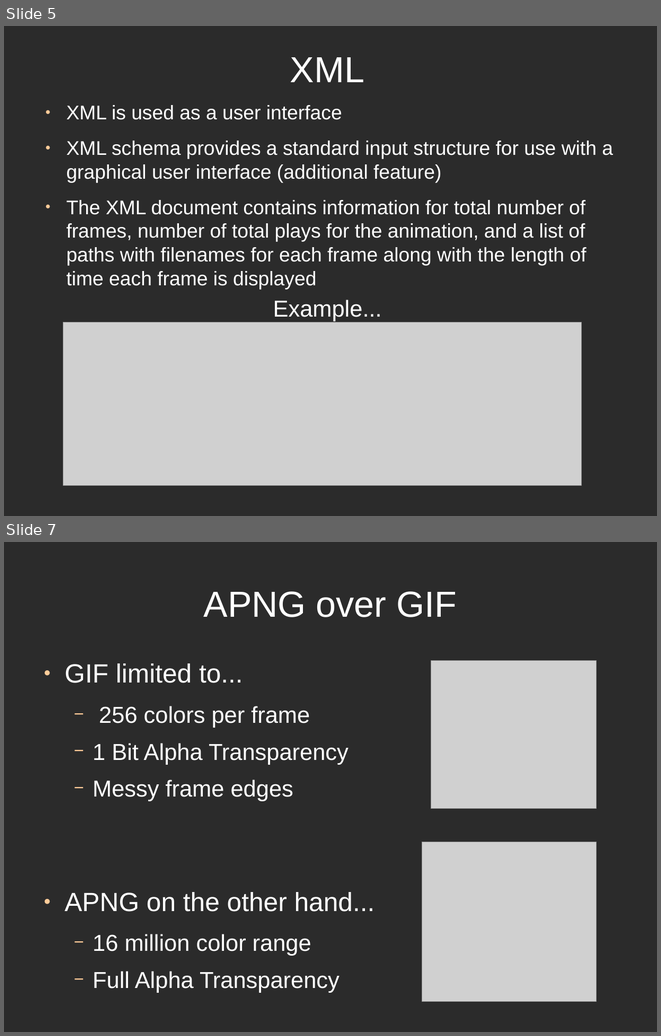
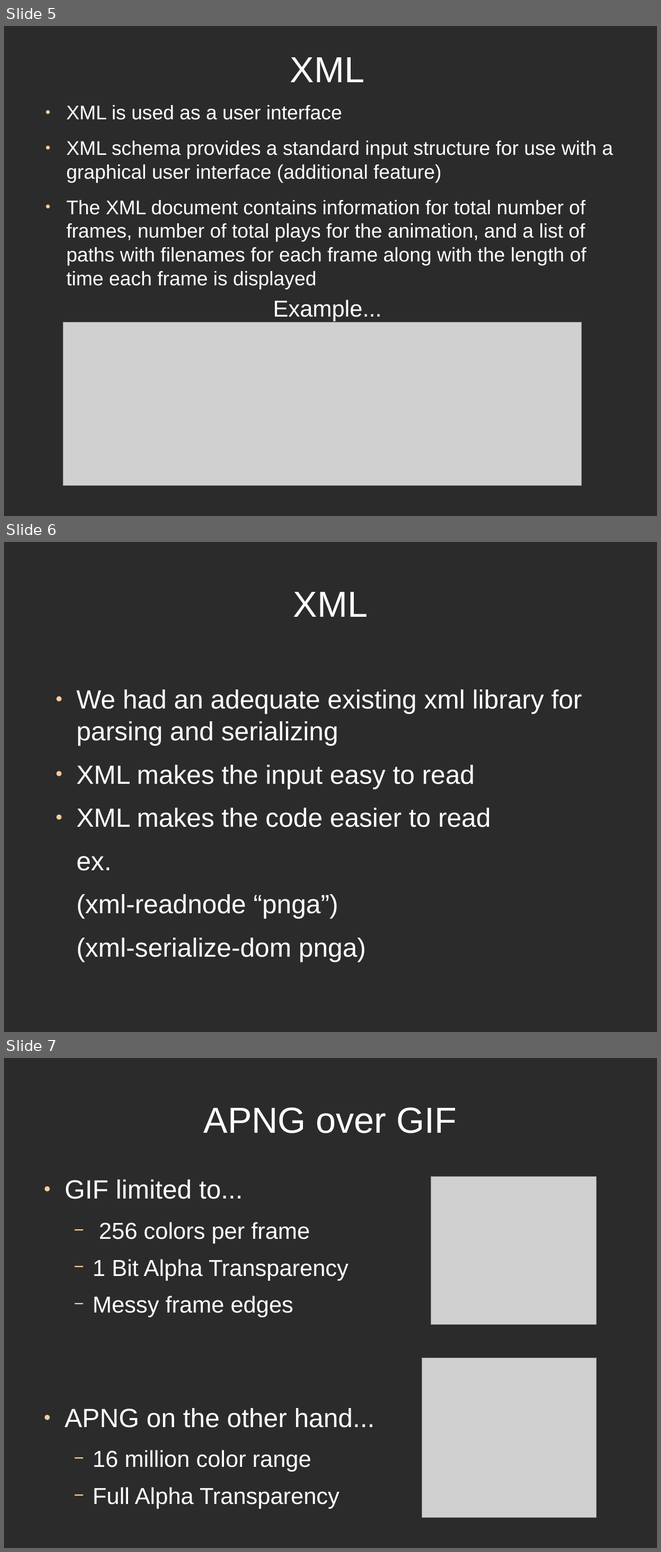
Before and after one commit to directrix1/se2, a slide deck: wip/SE2Presentation.odp. Shown one above the other, each under a label of ours: slides 5 and 7 before the commit, slides 5, 6 and 7 after it; the slides between them are not shown. The pictures are 661x1036 and 661x1552 pixels, drawn with LibreOffice and Linux fonts; fonts in the diff are those of the drawing; grey boxes stand for pictures; background and template pictures are left out; a plain dark background stands for a picture behind light text. Boxes give left, top, right and bottom in pixels: in the first picture for what was removed or moved away, otherwise in the second. Text is boxed around its words. In the diff, an @@ line names an element or a change of style, - is before the commit and + after.

```diff
--- a/wip/SE2Presentation.odp
+++ b/wip/SE2Presentation.odp
@@ slide 6 added at (x1=4, y1=542, x2=657, y2=1032), background picture (left out) @@
@@ title added at (x1=293, y1=592, x2=368, y2=617), 44 pt, text #FFFFFF @@
+XML
@@ text added at (x1=77, y1=689, x2=582, y2=962), 32 pt, text #FFFFFF @@
+● We had an adequate existing xml library for parsing and serializing
+● XML makes the input easy to read
+● XML makes the code easier to read
+ex.
+(xml-readnode “pnga”)
+(xml-serialize-dom pnga)
```
Also in this commit, not shown: 1 slide removed.
